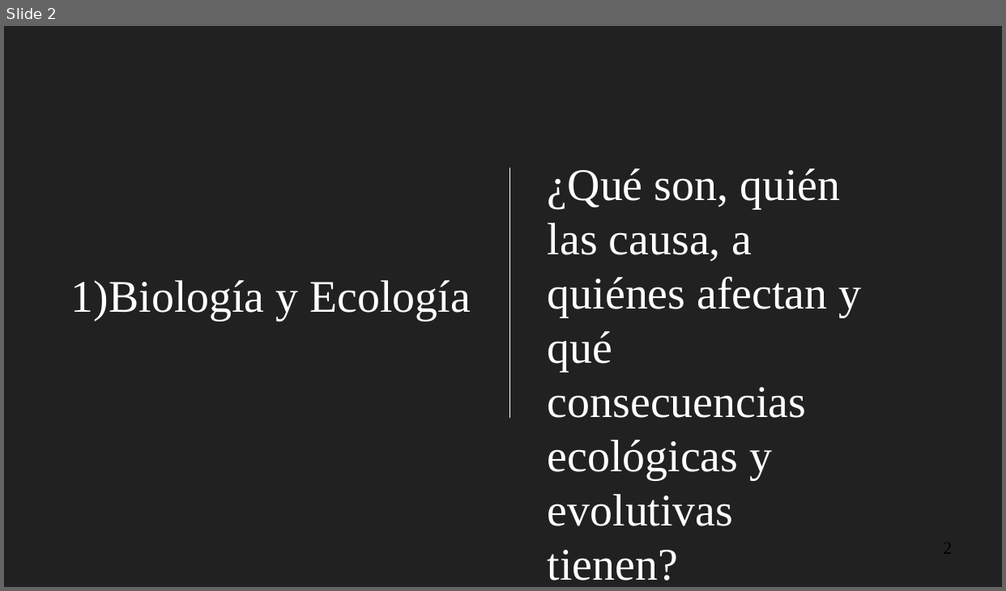
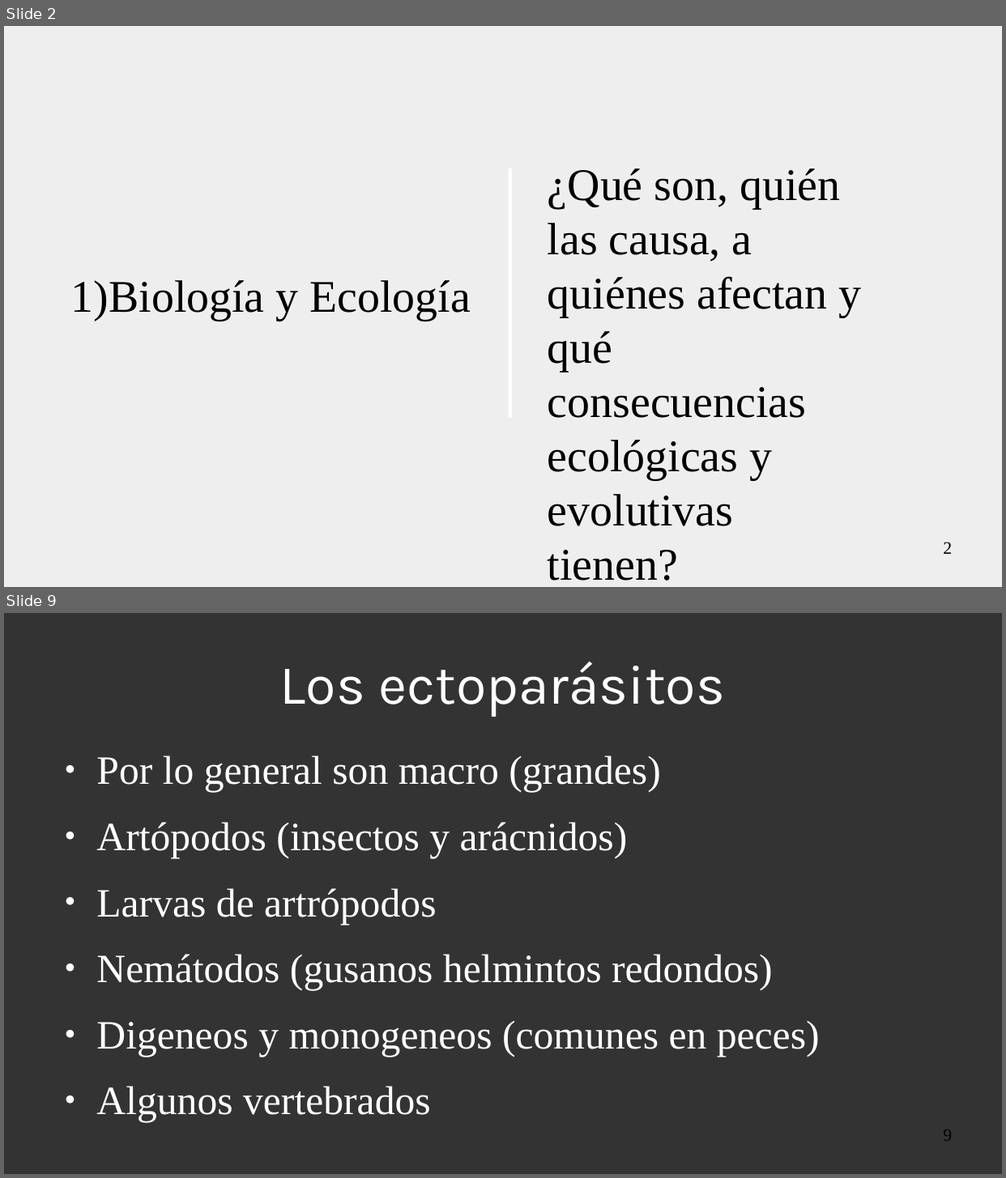
Before and after one commit to gerardommc/Medicina-Cons, a slide deck: Infecciosas.odp. Shown one above the other, each under a label of ours: slide 2 before the commit, slides 2 and 9 after it; the slides between them are not shown. The pictures are 1006x591 and 1006x1178 pixels, drawn with LibreOffice and Linux fonts; fonts in the diff are those of the drawing. Boxes give left, top, right and bottom in pixels: in the first picture for what was removed or moved away, otherwise in the second. Text is boxed around its words. In the diff, an @@ line names an element or a change of style, - is before the commit and + after.

```diff
--- a/Infecciosas.odp
+++ b/Infecciosas.odp
@@ slide 9 added at (4, 613, 1002, 1174), background #333333 @@
@@ title added at (280, 662, 725, 717), 44 pt, text #FFFFFF @@
+Los ectoparásitos
@@ text added at (96, 756, 820, 1057), 32 pt, text #FFFFFF @@
+● Por lo general son macro (grandes)
+● Artópodos (insectos y arácnidos)
+● Larvas de artrópodos
+● Nemátodos (gusanos helmintos redondos)
+● Digeneos y monogeneos (comunes en peces)
+● Algunos vertebrados
@@ page number added at (943, 1130, 952, 1141), 14 pt, text #000000 @@
+9
@@ slide 2 changed as well @@
@@ background #212121 to #EEEEEE @@
@@ subtitle "Biología y Ecología" at (71, 280, 471, 321): text colour #FFFFFF to #000000; bullet colour #FFFFFF to #000000 @@
@@ line (510, 169) - (510, 418): stroke #FFFFFF 0 pt to #FFFFFF 2.83 pt @@
@@ text "¿Qué son, quién las causa, ..." at (548, 169, 861, 581): text colour #FFFFFF to #000000 @@
@@ page number added at (943, 542, 952, 554), 14 pt, text #000000 @@
+2
```
Also in this commit, not shown: 1 other slide changed, 7 other slides added, 17 other files.
